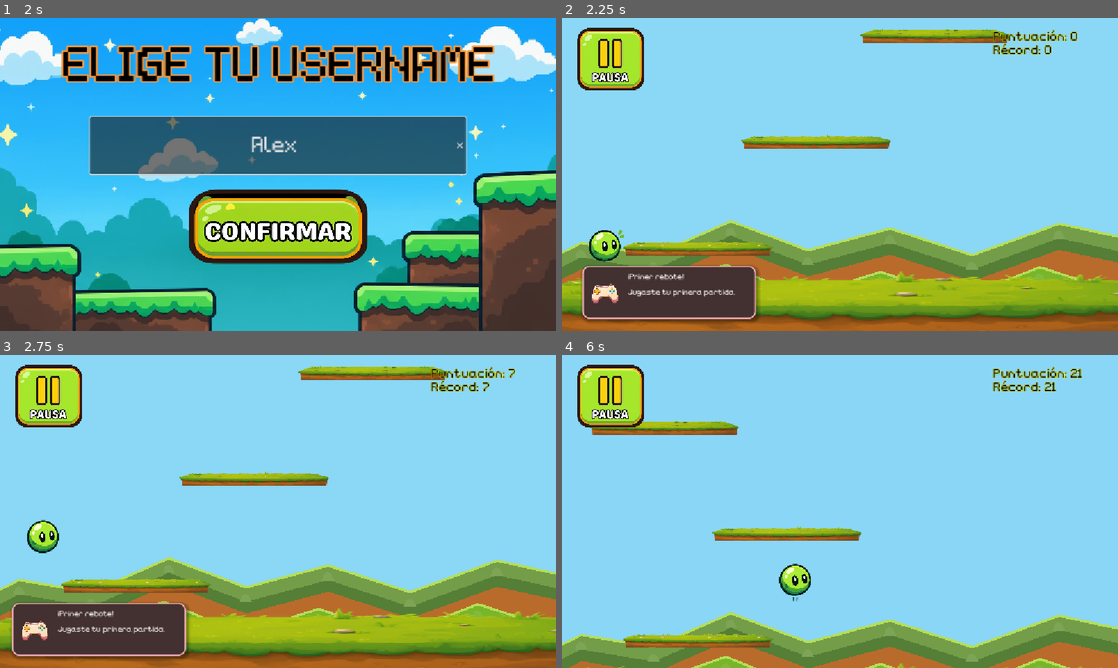
Above: before the commit, frames 1-4 (two rows, left to right).
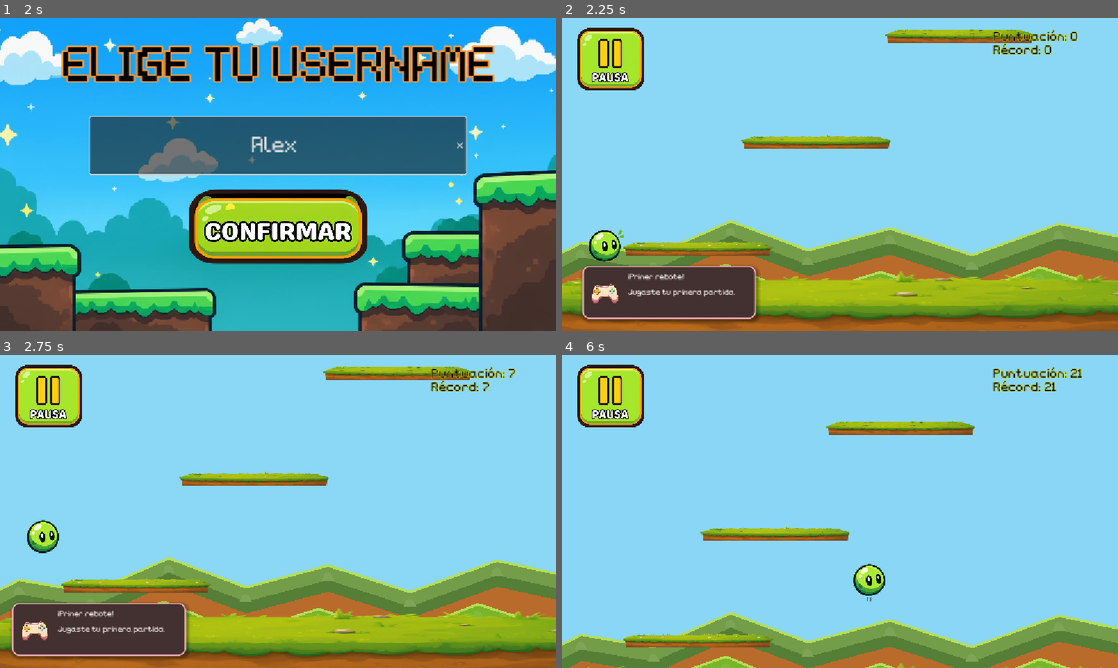
Above: after the commit, the same moments.

Repository: Miranda-511/Bounce-Up-
Game: Godot game, scene res://escenas/menu.tscn
Same seed, same stepped clock (60 frames per second), same inputs: the game is played once before the commit and once after it.
Inputs (mouse positions are in pixels of both pictures, inside the frame that each line leads up to):
- Up to frame 1 (2 s): click (278, 187) at 0.5 s; click (278, 146) at 1.27 s; type "Alex" at 1.35 s
- Up to frame 2 (2.25 s): click (840, 227) at 2 s
- Up to frame 3 (2.75 s): no input
- Up to frame 4 (6 s): click (612, 395) at 2.75 s; click (684, 395) at 3.5 s; click (840, 524) at 4.25 s; hold Right (ui_right) from 5.03 s (still down)

Frame 1 is identical in both runs. In frame 2, 0.6% of the frame differs, in the area x 53-85%, y 3-8%; in frame 3, 0.6%; in frame 4, 3.4%, in the area x 3-99%, y 20-100%.

Commit message:
bifurcaciones lowk inútiles xd

Diff:
--- a/escenas/menu.tscn
+++ b/escenas/menu.tscn
@@ -56,7 +56,7 @@
 layout_mode = 1
 anchors_preset = -1
 anchor_left = 0.5
-anchor_top = 0.7213459
+anchor_top = 0.7213457
 anchor_right = 0.5
 anchor_bottom = 0.7213457
 offset_left = -240.0
--- a/scripts/automaticgenerator.gd
+++ b/scripts/automaticgenerator.gd
@@ -14,6 +14,12 @@
 const MAX_HORIZONTAL_STEP = 420.0
 const GENERATE_AHEAD = 900.0
 
+# BIFURCACIONES
+const BRANCH_CHANCE = 0.35
+const MIN_BRANCH_DISTANCE = 550.0
+const MAX_BRANCH_DISTANCE = 750.0
+const BRANCH_SEARCH_ATTEMPTS = 1000
+
 # PLATAFORMA
 const PLATFORM_CENTER_X = 932.125
 const PLATFORM_TOP_OFFSET_Y = 481.0
@@ -44,6 +50,7 @@
 var start_y: float
 var next_platform_y: float
 var last_center_x: float
+var last_branch_x: float = -1.0
 var next_alien_y: float
 
 var recent_positions: Array[float] = []
@@ -184,28 +191,30 @@
 
 	var possible_positions: Array[float] = []
 
+	# BUSCAR LA SIGUIENTE PLATAFORMA PRINCIPAL.
 	for attempt in range(100):
 
 		var candidate = randf_range(min_x, max_x)
 
-		var distance = abs(candidate - last_center_x)
-
-		if distance < MIN_HORIZONTAL_STEP:
+		var distance_main = abs(candidate - last_center_x)
+
+		if distance_main < MIN_HORIZONTAL_STEP:
 			continue
 
-		if distance > MAX_HORIZONTAL_STEP:
+		if distance_main > MAX_HORIZONTAL_STEP:
 			continue
 
-		var repeated = false
-
-		for i in range(max(0, recent_positions.size() - 2)):
-
-			if abs(candidate - recent_positions[i]) < 170.0:
-				repeated = true
-				break
-
-		if not repeated:
-			possible_positions.append(candidate)
+		if last_branch_x >= 0.0:
+
+			var distance_branch = abs(candidate - last_branch_x)
+
+			if distance_branch < MIN_HORIZONTAL_STEP:
+				continue
+
+			if distance_branch > MAX_HORIZONTAL_STEP:
+				continue
+
+		possible_positions.append(candidate)
 
 	var new_x = last_center_x
 
@@ -214,6 +223,10 @@
 		new_x = possible_positions[
 			randi_range(0, possible_positions.size() - 1)
 		]
+
+	elif last_branch_x >= 0.0:
+
+		new_x = (last_center_x + last_branch_x) / 2.0
 
 	else:
 
@@ -232,6 +245,51 @@
 	if recent_positions.size() > 3:
 		recent_positions.pop_front()
 
+	last_branch_x = -1.0
+
+	# GENERAR SEGUNDA RUTA.
+	if randf() < BRANCH_CHANCE:
+
+		var branch_positions: Array[float] = []
+
+		for attempt in range(BRANCH_SEARCH_ATTEMPTS):
+
+			var branch_x = randf_range(min_x, max_x)
+
+			# SEPARACIÓN ENTRE LAS DOS PLATAFORMAS.
+			var distance_from_main = abs(branch_x - new_x)
+
+			if distance_from_main < MIN_BRANCH_DISTANCE:
+				continue
+
+			if distance_from_main > MAX_BRANCH_DISTANCE:
+				continue
+
+			# LA RAMA DEBE SER ALCANZABLE DESDE LA PLATAFORMA ANTERIOR.
+			var distance_from_previous = abs(branch_x - last_center_x)
+
+			if distance_from_previous < MIN_HORIZONTAL_STEP:
+				continue
+
+			if distance_from_previous > MAX_HORIZONTAL_STEP:
+				continue
+
+			branch_positions.append(branch_x)
+
+		if branch_positions.size() > 0:
+
+			last_branch_x = branch_positions[
+				randi_range(0, branch_positions.size() - 1)
+			]
+
+			spawn_platform(last_branch_x)
+
+			print(
+				"¡Bifurcación generada! Separación: ",
+				round(abs(last_branch_x - new_x)),
+                " px"
+			)
+
 	last_center_x = new_x
 
 	next_platform_y -= VERTICAL_GAP
